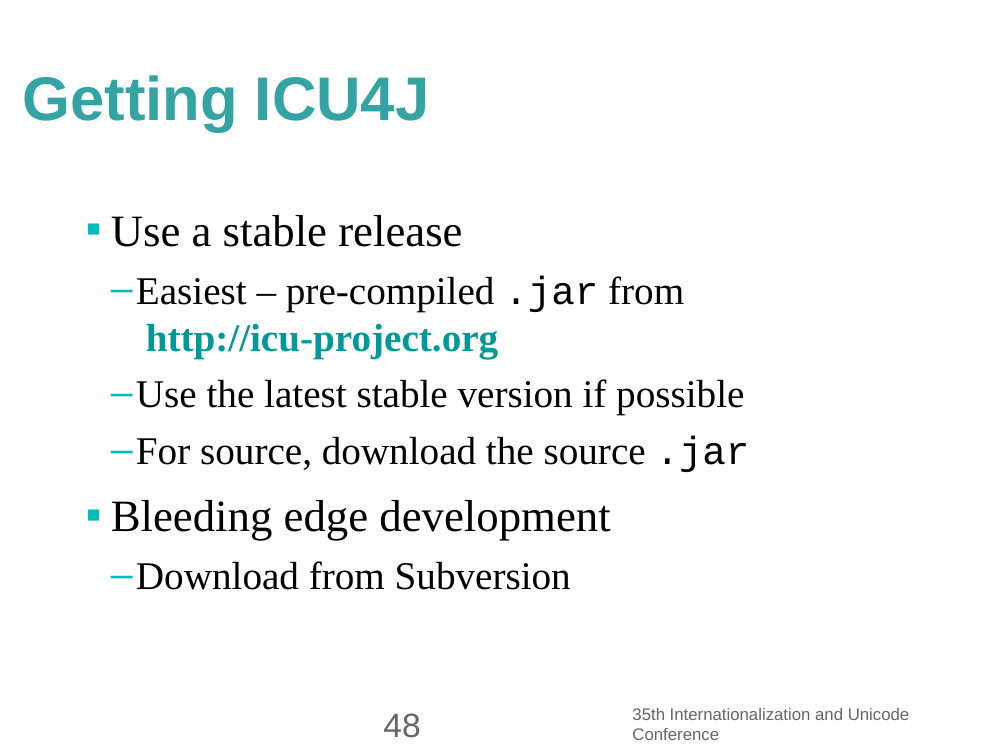
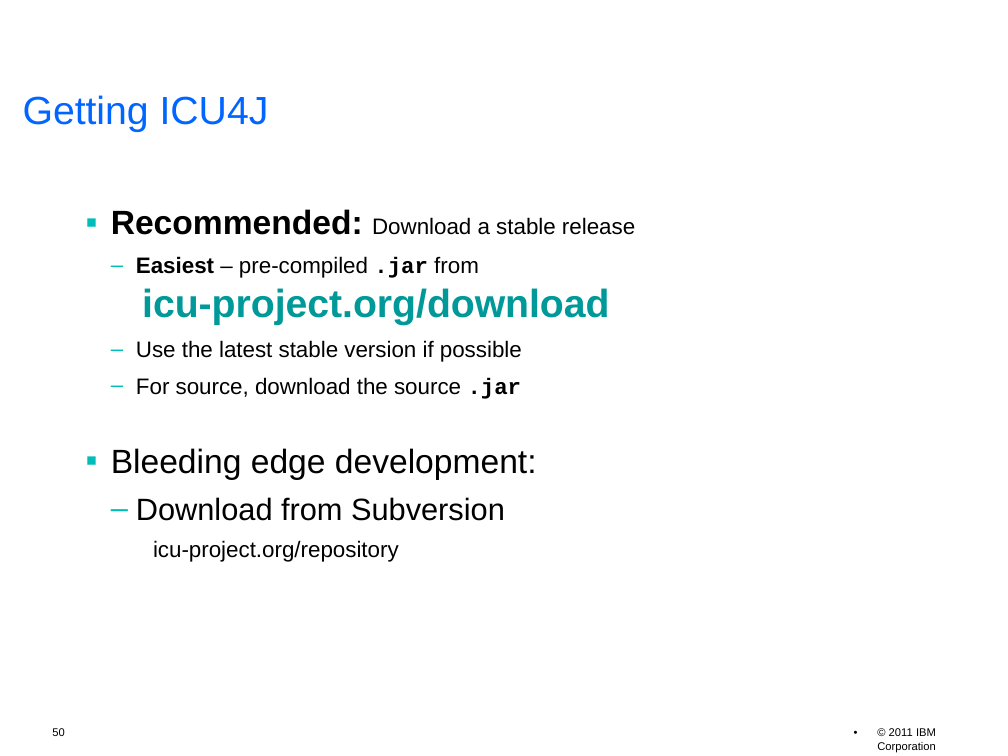
Before and after one commit to unicode-org/icu-docs, a slide deck: slide 50 of docs/pres/icu_workshop.odp (slide 48 before the commit). Drawn at 1008x756 pixels with LibreOffice and Linux fonts; fonts in the diff are those of the drawing; background and template pictures are left out. Boxes give left, top, right and bottom in pixels: in the first picture for what was removed or moved away, otherwise in the second. Text is boxed around its words. In the diff, an @@ line names an element or a change of style, - is before the commit and + after.

```diff
--- a/docs/pres/icu_workshop.odp
+++ b/docs/pres/icu_workshop.odp
@@ title "Getting ICU4J" at (23, 95, 269, 132): size 44 to 28 pt, text colour #33A3A3 to #0066FF, bold off @@
@@ text at (111, 209, 635, 325): text changed; size 28 to 16 pt; font Times New Roman to Arial; bold on @@
-▪ Use a stable release
-  – Easiest – pre-compiled .jar from
-    http://icu-project.org
+▪ Recommended: Download a stable release
+  – Easiest – pre-compiled .jar from
+    icu-project.org/download
@@ text at (136, 340, 522, 399): size 28 to 16 pt in "Use the latest stable version if possible", "For source, download the source .jar"; font Times New Roman to Arial in "Use the latest stable version if possible", "For source, download the source"; bold on in ".jar" @@
@@ text at (111, 448, 537, 562): text changed; size 32 to 16 pt; font Times New Roman to Arial @@
-▪ Bleeding edge development
-  – Download from Subversion
+▪ Bleeding edge development:
+  – Download from Subversion
+    icu-project.org/repository
@@ page number removed at (383, 713, 420, 738) @@
-48
@@ text removed at (632, 708, 910, 740) @@
-35th Internationalization and Unicode Conference
@@ page number added at (52, 728, 64, 736), 8 pt, text #000000 @@
+50
@@ text added at (877, 728, 936, 752), 8 pt, text #000000 @@
+• © 2011 IBM Corporation
```
Also in this commit, not shown: 58 other slides changed, 3 slides added, 1 slide removed, 3 other files.
